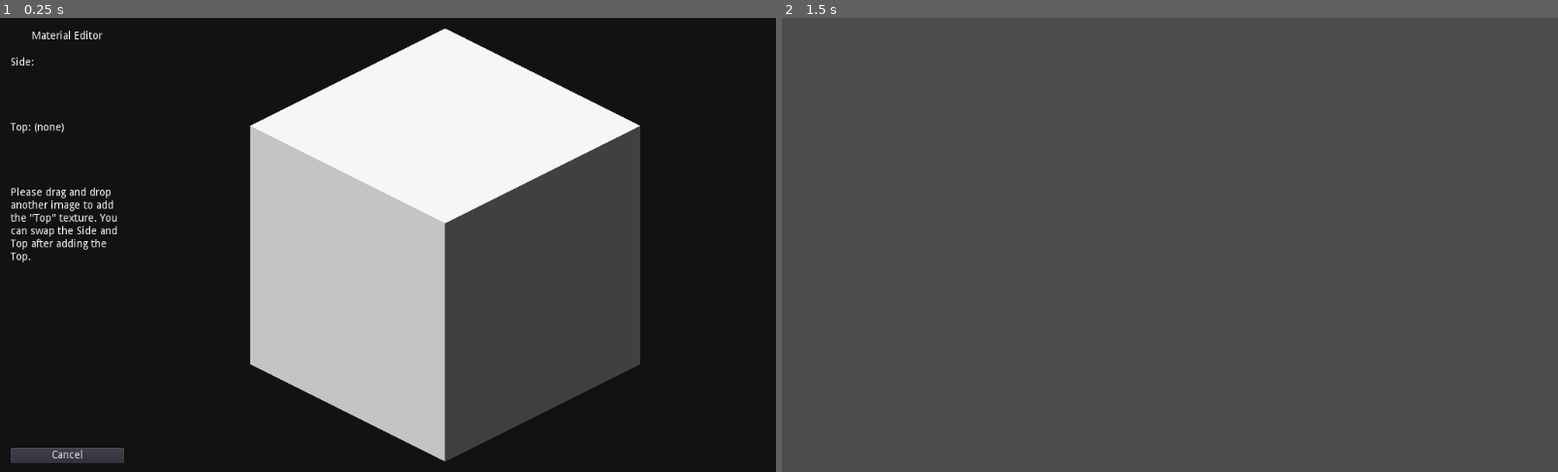
Above: before the commit, frames 1-2 (left to right).
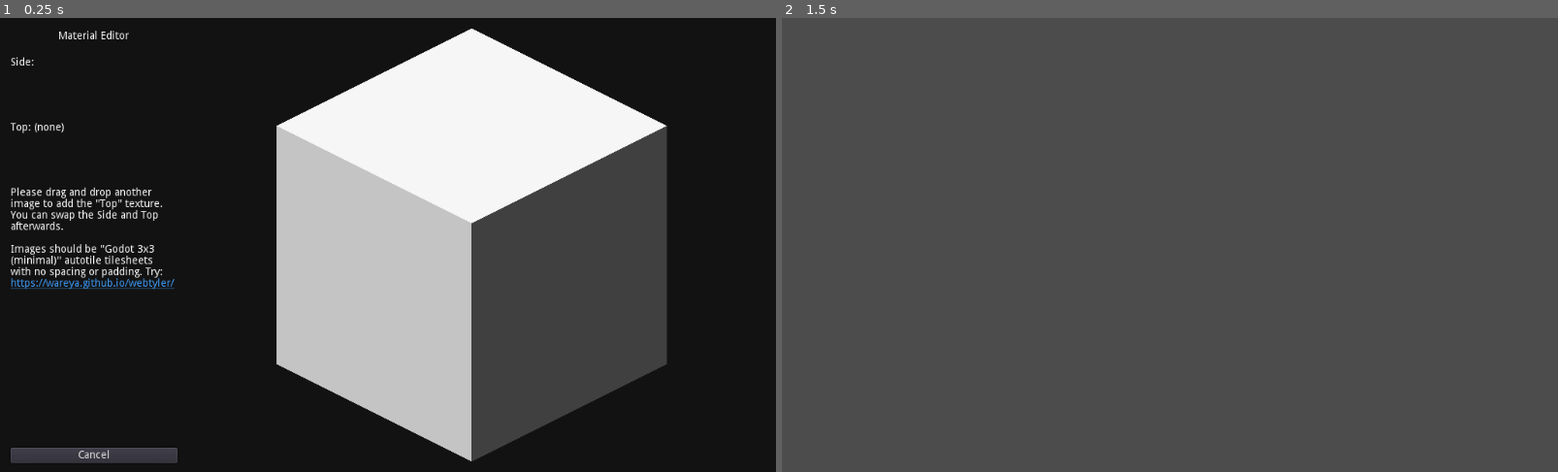
Above: after the commit, the same moments.

Repository: wareya/Voxelscaper
Game: Godot game, scene res://MatConfig.tscn
Two runs of this game, one before a commit and one after it. Both use one fixed random seed, a clock stepped at 60 frames per second and the inputs below. This scene is started directly instead of the project's main scene.
Inputs (mouse positions are in pixels of both pictures, inside the frame that each line leads up to):
- Up to frame 1 (0.25 s): no input
- Up to frame 2 (1.5 s): click "Cancel" at 0.5 s; tap Enter at 1.25 s; move the mouse to (1340, 222) at 1.27 s; hold Right (ui_right) from 1.28 s (still down); hold Alt (alt) from 1.28 s (still down); click (1340, 222) at 1.42 s

The runs differ from the first frame. In frame 1, 12% of the frame differs, in the area x 1-86%, y 2-99%; in frame 2, nothing differs.

Commit message:
transparent voxels

Diff:
--- a/MatConfig.gd
+++ b/MatConfig.gd
@@ -47,7 +47,9 @@
 
 signal done
 func done():
-    emit_signal("done", [$UI/Images/SideI.texture, $UI/Images/TopI.texture])
+    var v1 = $UI/Images/Transparent.selected
+    var v2 = $UI/Images/TransparentMode.selected
+    emit_signal("done", [$UI/Images/SideI.texture, $UI/Images/TopI.texture, v1, v2])
     queue_free()
 
 func cancel():
@@ -75,9 +77,19 @@
     $UI/CubePreview.anchor_right = 0.0
     $UI/Images/Cancel.connect("pressed", self, "cancel")
 
+    $UI/Images/Transparent.add_item("Opaque", 0)
+    $UI/Images/Transparent.add_item("Alpha Scissor", 1)
+    $UI/Images/Transparent.add_item("Transparent", 2)
+
+    $UI/Images/TransparentMode.add_item("Show Inner Faces", 0)
+    $UI/Images/TransparentMode.add_item("Hide Inner Faces", 1)
+
 
 func _process(_delta):
     $UI/CubePreview.inform_mats(side_mat, top_mat)
+
+    $UI/Images/Transparent.visible = top != null
+    $UI/Images/TransparentMode.visible = $UI/Images/Transparent.selected != 0 and top != null
 
 func _input(_event):
     if _event is InputEventKey:
--- a/MatConfig.tscn
+++ b/MatConfig.tscn
@@ -1,7 +1,18 @@
-[gd_scene load_steps=3 format=2]
+[gd_scene load_steps=4 format=2]
 
 [ext_resource path="res://MatConfig.gd" type="Script" id=1]
 [ext_resource path="res://CubePreview.tscn" type="PackedScene" id=2]
+
+[sub_resource type="GDScript" id=1]
+script/source = "extends RichTextLabel
+
+func _ready():
+    connect(\"meta_clicked\", self, \"open\")
+func open(meta):
+    var s = str(meta)
+    if s.begins_with(\"https://\"):
+        OS.shell_open(s)
+"
 
 [node name="MatConfig" type="Control" groups=["MatConfig"]]
 anchor_right = 1.0
@@ -21,12 +32,12 @@
 dragger_visibility = 2
 
 [node name="Images" type="VBoxContainer" parent="UI"]
-margin_right = 150.0
+margin_right = 220.0
 margin_bottom = 600.0
-rect_min_size = Vector2( 150, 0 )
+rect_min_size = Vector2( 220, 0 )
 
 [node name="Label2" type="Label" parent="UI/Images"]
-margin_right = 150.0
+margin_right = 220.0
 margin_bottom = 48.0
 text = "
 Material Editor
@@ -36,13 +47,13 @@
 
 [node name="SideL" type="Label" parent="UI/Images"]
 margin_top = 52.0
-margin_right = 150.0
+margin_right = 220.0
 margin_bottom = 66.0
 text = "Side:"
 
 [node name="SideI" type="TextureRect" parent="UI/Images"]
 margin_top = 70.0
-margin_right = 150.0
+margin_right = 220.0
 margin_bottom = 134.0
 rect_min_size = Vector2( 0, 64 )
 expand = true
@@ -50,24 +61,41 @@
 
 [node name="TopL" type="Label" parent="UI/Images"]
 margin_top = 138.0
-margin_right = 150.0
+margin_right = 220.0
 margin_bottom = 152.0
 text = "Top: (none)"
 
 [node name="TopI" type="TextureRect" parent="UI/Images"]
 margin_top = 156.0
-margin_right = 150.0
+margin_right = 220.0
 margin_bottom = 220.0
 rect_min_size = Vector2( 0, 64 )
 expand = true
 stretch_mode = 6
 
-[node name="Label" type="Label" parent="UI/Images"]
+[node name="Richie" type="RichTextLabel" parent="UI/Images"]
 margin_top = 224.0
-margin_right = 150.0
-margin_bottom = 323.0
-text = "Please drag and drop another image to add the \"Top\" texture. You can swap the Side and Top after adding the Top."
-autowrap = true
+margin_right = 220.0
+margin_bottom = 359.0
+bbcode_enabled = true
+bbcode_text = "Please drag and drop another image to add the \"Top\" texture. You can swap the Side and Top afterwards.
+
+Images should be \"Godot 3x3 (minimal)\" autotile tilesheets with no spacing or padding. Try: [color=#40A0FF][url]https://wareya.github.io/webtyler/[/url][/color]"
+text = "Please drag and drop another image to add the \"Top\" texture. You can swap the Side and Top afterwards.
+
+Images should be \"Godot 3x3 (minimal)\" autotile tilesheets with no spacing or padding. Try: https://wareya.github.io/webtyler/"
+fit_content_height = true
+script = SubResource( 1 )
+
+[node name="Transparent" type="OptionButton" parent="UI/Images"]
+margin_top = 363.0
+margin_right = 220.0
+margin_bottom = 383.0
+
+[node name="TransparentMode" type="OptionButton" parent="UI/Images"]
+margin_top = 387.0
+margin_right = 220.0
+margin_bottom = 407.0
 
 [node name="Swap" type="Button" parent="UI/Images"]
 visible = false
@@ -84,26 +112,26 @@
 text = "Done"
 
 [node name="Control" type="Control" parent="UI/Images"]
-margin_top = 327.0
-margin_right = 150.0
+margin_top = 411.0
+margin_right = 220.0
 margin_bottom = 564.0
 size_flags_vertical = 3
 
 [node name="Cancel" type="Button" parent="UI/Images"]
 margin_top = 568.0
-margin_right = 150.0
+margin_right = 220.0
 margin_bottom = 588.0
 text = "Cancel"
 
 [node name="Control2" type="Control" parent="UI/Images"]
 margin_top = 592.0
-margin_right = 150.0
+margin_right = 220.0
 margin_bottom = 600.0
 rect_min_size = Vector2( 0, 8 )
 
 [node name="CubePreview" parent="UI" instance=ExtResource( 2 )]
 anchor_right = 0.0
 anchor_bottom = 0.0
-margin_left = 150.0
+margin_left = 220.0
 margin_right = 997.0
 margin_bottom = 600.0
--- a/Voxels.gd
+++ b/Voxels.gd
@@ -10,6 +10,16 @@
 onready var editor = get_tree().get_nodes_in_group("VoxEditor")[0]
 
 onready var voxels = {Vector3(0, 0, 0) : editor.get_default_voxmat()}
+
+func occluding_voxel_exists(position, source_mat):
+    if position in voxels:
+        if (voxels[position] == source_mat
+        and source_mat.transparent_mode != 0
+        and source_mat.transparent_inner_face_mode == 1):
+            return true
+        if voxels[position].transparent_mode == 0:
+            return true
+    return false
 
 onready var decals = {}
 onready var models = {}
@@ -316,13 +326,16 @@
     voxels_by_top   = {}
     for pos in voxels.keys():
         var vox = voxels[pos]
-        if not voxels_by_sides.has(vox.sides):
-            voxels_by_sides[vox.sides] = []
-        voxels_by_sides[vox.sides].push_back(pos)
-
-        if not voxels_by_top.has(vox.top):
-            voxels_by_top[vox.top] = []
-        voxels_by_top[vox.top].push_back(pos)
+
+        var key = [vox.sides, vox]
+        if not voxels_by_sides.has(key):
+            voxels_by_sides[key] = []
+        voxels_by_sides[key].push_back(pos)
+
+        key = [vox.top, vox]
+        if not voxels_by_top.has(key):
+            voxels_by_top[key] = []
+        voxels_by_top[key].push_back(pos)
 
     decals_by_mat = {}
     for pos in decals.keys():
@@ -887,13 +900,22 @@
         face_tex.push_back([tex, false, voxels_by_top[tex]])
 
     for info in face_tex:
-        var texture = info[0]
+        var texture = info[0][0]
+        var mat : VoxEditor.VoxMat = info[0][1]
 
         var material = SpatialMaterial.new()
         material.roughness = 1.0
         material.params_diffuse_mode |= SpatialMaterial.DIFFUSE_LAMBERT
         material.albedo_texture = texture
 
+        var inner_faces = false
+        if mat.transparent_mode == 1:
+            material.params_use_alpha_scissor = true
+            inner_faces = mat.transparent_inner_face_mode != 0
+        elif mat.transparent_mode == 2:
+            material.flags_transparent = true
+            inner_faces = mat.transparent_inner_face_mode != 0
+
         var verts = PoolVector3Array()
         var tex_uvs = PoolVector2Array()
         var normals = PoolVector3Array()
@@ -909,7 +931,7 @@
             var vox = voxels[pos]
             var vox_corners = voxel_corners[pos] if pos in voxel_corners else []
             for dir in sides if is_side else unsides:
-                if voxels.has(pos+dir) and !face_is_shifted(pos+dir, -dir) and !face_is_shifted(pos, dir):
+                if occluding_voxel_exists(pos+dir, vox) and !face_is_shifted(pos+dir, -dir) and !face_is_shifted(pos, dir):
                     continue
 
                 var unit_uv = Vector2(1.0/12.0, 1/4.0)
@@ -933,7 +955,7 @@
 
                         if neighbor_test and is_match:
                             bitmask |= bit
-                        if voxels.get(neighbor_pos + dir):
+                        if voxels.get(neighbor_pos + dir) and occluding_voxel_exists(neighbor_pos + dir, vox):
                             bitmask &= ~bit
                         # FIXME handle floor-wall transitions better if material asks for it
 
--- a/World.gd
+++ b/World.gd
@@ -5,24 +5,33 @@
 ### TODO LIST
 # - save gltf (need to port to godot 4)
 
-### long-term TODO list
+### nice-to-have list
 # - material transparency modes (none, binary, transparent)
+# ^-- actually this should probably be a main TODO because >water<
 # - deform tool (modifying existing geometry vertex offsets)
 # - other voxel material modes (worldspace UVs, 4x4 instead of 12x12, 1x1 instead of 12x12)
+# - background color setting
+# - 1:1 pixel screenshot mode (orthographic, isometric)
 # - importing real meshes somehow maybe?
 
 class VoxMat extends Reference:
     var sides : Texture
     var top   : Texture
 
-    func _init(_sides : Texture, _top : Texture):
+    # FIXME: previews don't work
+    var transparent_mode : int = 0 # 0 : opaque, 1 : alpha scissor, 2 : actually transparent
+    var transparent_inner_face_mode : int = 0 # 0 : show, 1 : don't show
+
+    func _init(_sides : Texture, _top : Texture, _transparent_mode : int, _transparent_inner_face_mode : int):
         sides = _sides
         top = _top
+        transparent_mode = _transparent_mode
+        transparent_inner_face_mode = _transparent_inner_face_mode
 
     func encode() -> Dictionary:
         var top_png = Marshalls.raw_to_base64(top.get_data().save_png_to_buffer())
         var sides_png = Marshalls.raw_to_base64(sides.get_data().save_png_to_buffer())
-        return {"type": "voxel", "top": top_png, "sides": sides_png}
+        return {"type": "voxel", "top": top_png, "sides": sides_png, "transparent_mode" : transparent_mode, "transparent_inner_face_mode" : transparent_inner_face_mode}
 
     static func decode(dict : Dictionary):
         if not "type" in dict or dict.type == "voxel":
@@ -34,7 +43,9 @@
             top_tex.create_from_image(top_image, ImageTexture.FLAG_CONVERT_TO_LINEAR)
             var sides_tex = ImageTexture.new()
             sides_tex.create_from_image(sides_image, ImageTexture.FLAG_CONVERT_TO_LINEAR)
-            return VoxMat.new(sides_tex, top_tex)
+            var mode_a = dict.transparent_mode if "transparent_mode" in dict else 0
+            var mode_b = dict.transparent_inner_face_mode if "transparent_inner_face_mode" in dict else 0
+            return VoxMat.new(sides_tex, top_tex, mode_a, mode_b)
         elif dict.type == "model":
             return ModelMat.decode(dict)
         elif dict.type == "decal":
@@ -109,9 +120,9 @@
             return VoxMat.decode(dict)
 
 var mats = [
-    VoxMat.new(preload("res://art/brickwall.png"), preload("res://art/sandbrick.png")),
-    VoxMat.new(preload("res://art/wood.png"), preload("res://art/sandwood.png")),
-    VoxMat.new(preload("res://art/grasswall.png"), preload("res://art/grass.png")),
+    VoxMat.new(preload("res://art/brickwall.png"), preload("res://art/sandbrick.png"), 0, 0),
+    VoxMat.new(preload("res://art/wood.png"), preload("res://art/sandwood.png"), 0, 0),
+    VoxMat.new(preload("res://art/grasswall.png"), preload("res://art/grass.png"), 0, 0),
 ]
 
 func delete_mat(mat):
@@ -144,6 +155,8 @@
         if new_mat:
             mat.sides = new_mat[0]
             mat.top = new_mat[1]
+            mat.transparent_mode = new_mat[2]
+            mat.transparent_inner_face_mode = new_mat[3]
 
     elif mat is DecalMat:
         var config = preload("res://DecalConfig.tscn").instance()
@@ -196,7 +209,7 @@
 
         var mat = yield(matconf, "done")
         if mat:
-            add_mat(VoxMat.new(mat[0], mat[1]))
+            add_mat(VoxMat.new(mat[0], mat[1], mat[2], mat[3]))
 
     elif which == "decal" or which == "model":
         var config = preload("res://DecalConfig.tscn").instance()
